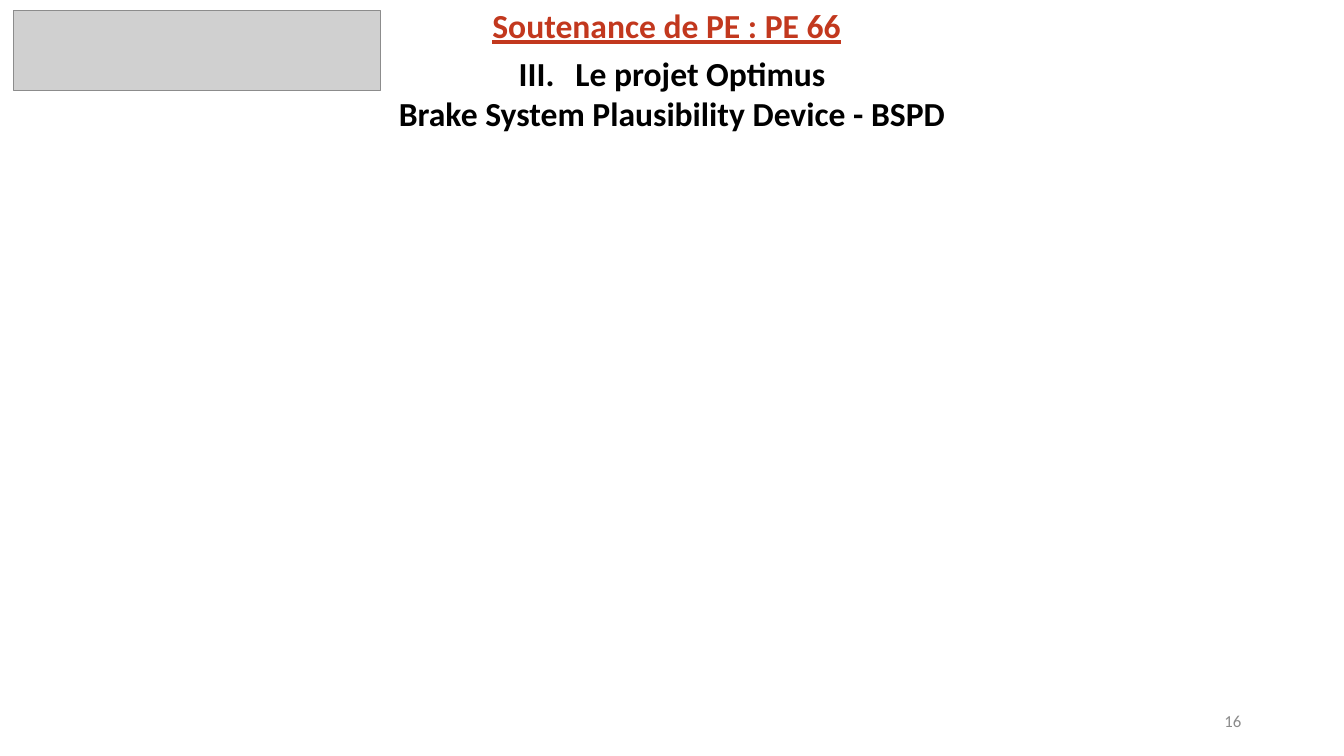
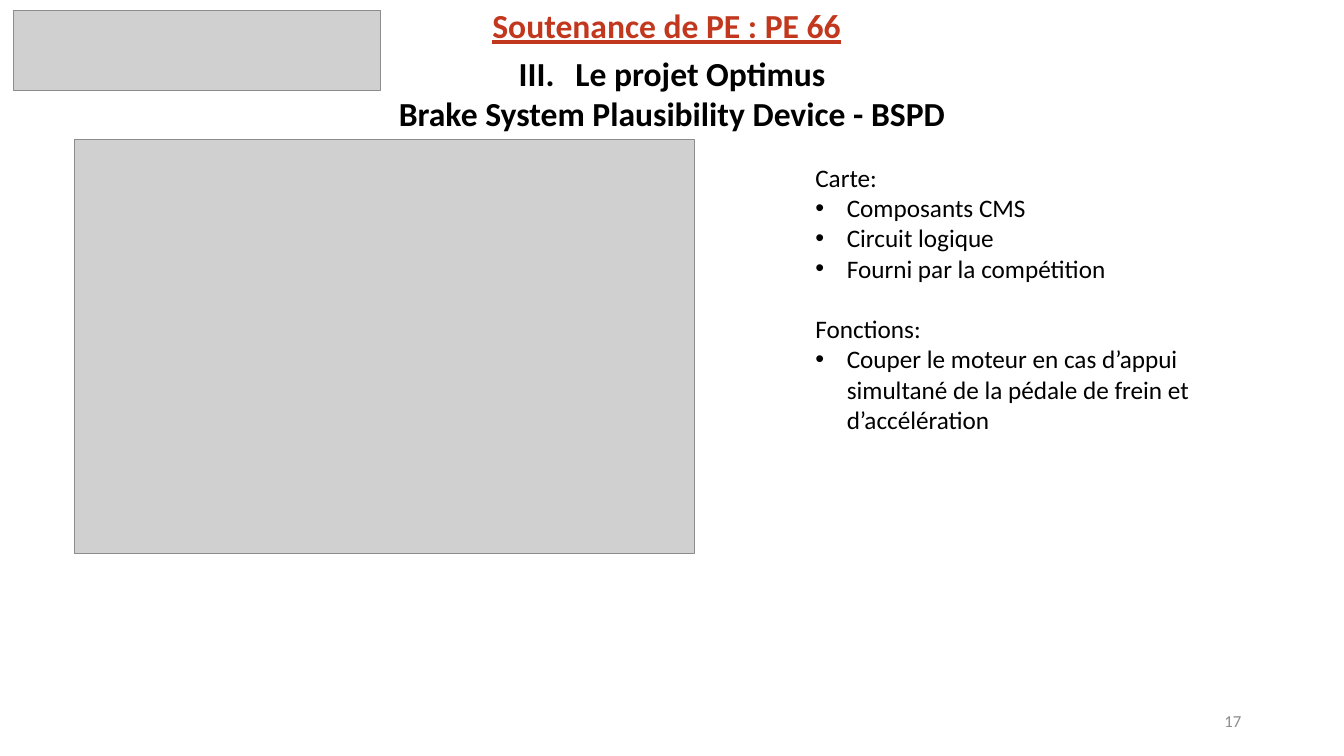
Before and after one commit to EOSCogniton/STUF-2020, a slide deck: slide 17 of AB_TOPs/ZZ_Soutenance_PE/S2_SEISM/Diapo/Diaporama_PE_PE66_Juin2019_V2.5.pptx (slide 16 before the commit). Drawn at 1344x756 pixels with LibreOffice and Linux fonts; fonts in the diff are those of the drawing; grey boxes stand for pictures; background and template pictures are left out. Boxes give left, top, right and bottom in pixels: in the first picture for what was removed or moved away, otherwise in the second. Text is boxed around its words. In the diff, an @@ line names an element or a change of style, - is before the commit and + after.

```diff
--- a/AB_TOPs/ZZ_Soutenance_PE/S2_SEISM/Diapo/Diaporama_PE_PE66_Juin2019_V2.5.pptx
+++ b/AB_TOPs/ZZ_Soutenance_PE/S2_SEISM/Diapo/Diaporama_PE_PE66_Juin2019_V2.5.pptx
@@ picture added at [75, 139, 695, 554] @@
@@ text added at [815, 170, 1189, 429], 18 pt, text #000000 @@
+Carte:
+• Composants CMS
+• Circuit logique
+• Fourni par la compétition
+Fonctions:
+• Couper le moteur en cas d’appui simultané de la pédale de frein et d’accélération
@@ page number at [1224, 716, 1241, 727]: text changed @@
-16
+17
```
Also in this commit, not shown: 3 other slides changed, 1 slide added.
